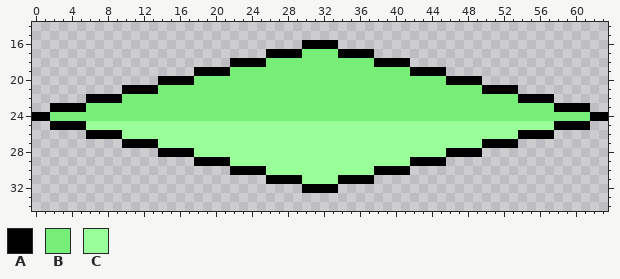
A pixel-art sprite gets an edit: 01_Graphics/tiles/grass_steep_S.png. The picture above is the old version.
The file is 64x64 pixels. Shown: x 0..63, y 14..34.
Palette (. is transparent): A #000000  B #77ee77  C #99ff99
Pixels before, first column x 0:
16 ..............................AAAA..............................
17 ..........................AAAABBBBAAAA..........................
18 ......................AAAABBBBBBBBBBBBAAAA......................
19 ..................AAAABBBBBBBBBBBBBBBBBBBBAAAA..................
20 ..............AAAABBBBBBBBBBBBBBBBBBBBBBBBBBBBAAAA..............
21 ..........AAAABBBBBBBBBBBBBBBBBBBBBBBBBBBBBBBBBBBBAAAA..........
22 ......AAAABBBBBBBBBBBBBBBBBBBBBBBBBBBBBBBBBBBBBBBBBBBBAAAA......
23 ..AAAABBBBBBBBBBBBBBBBBBBBBBBBBBBBBBBBBBBBBBBBBBBBBBBBBBBBAAAA..
24 AABBBBBBBBBBBBBBBBBBBBBBBBBBBBBBBBBBBBBBBBBBBBBBBBBBBBBBBBBBBBAA
25 ..AAAACCCCCCCCCCCCCCCCCCCCCCCCCCCCCCCCCCCCCCCCCCCCCCCCCCCCAAAA..
26 ......AAAACCCCCCCCCCCCCCCCCCCCCCCCCCCCCCCCCCCCCCCCCCCCAAAA......
27 ..........AAAACCCCCCCCCCCCCCCCCCCCCCCCCCCCCCCCCCCCAAAA..........
28 ..............AAAACCCCCCCCCCCCCCCCCCCCCCCCCCCCAAAA..............
29 ..................AAAACCCCCCCCCCCCCCCCCCCCAAAA..................
30 ......................AAAACCCCCCCCCCCCAAAA......................
31 ..........................AAAACCCCAAAA..........................
32 ..............................AAAA..............................
Once edited:
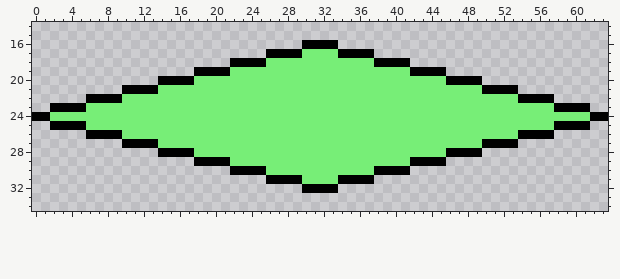
What changed:
Changed rows in their new state; - is an unchanged pixel.
first column x 6:
25 BBBBBBBBBBBBBBBBBBBBBBBBBBBBBBBBBBBBBBBBBBBBBBBBBBBB
26 ----BBBBBBBBBBBBBBBBBBBBBBBBBBBBBBBBBBBBBBBBBBBB----
27 --------BBBBBBBBBBBBBBBBBBBBBBBBBBBBBBBBBBBB--------
28 ------------BBBBBBBBBBBBBBBBBBBBBBBBBBBB------------
29 ----------------BBBBBBBBBBBBBBBBBBBB----------------
30 --------------------BBBBBBBBBBBB--------------------
31 ------------------------BBBB------------------------
